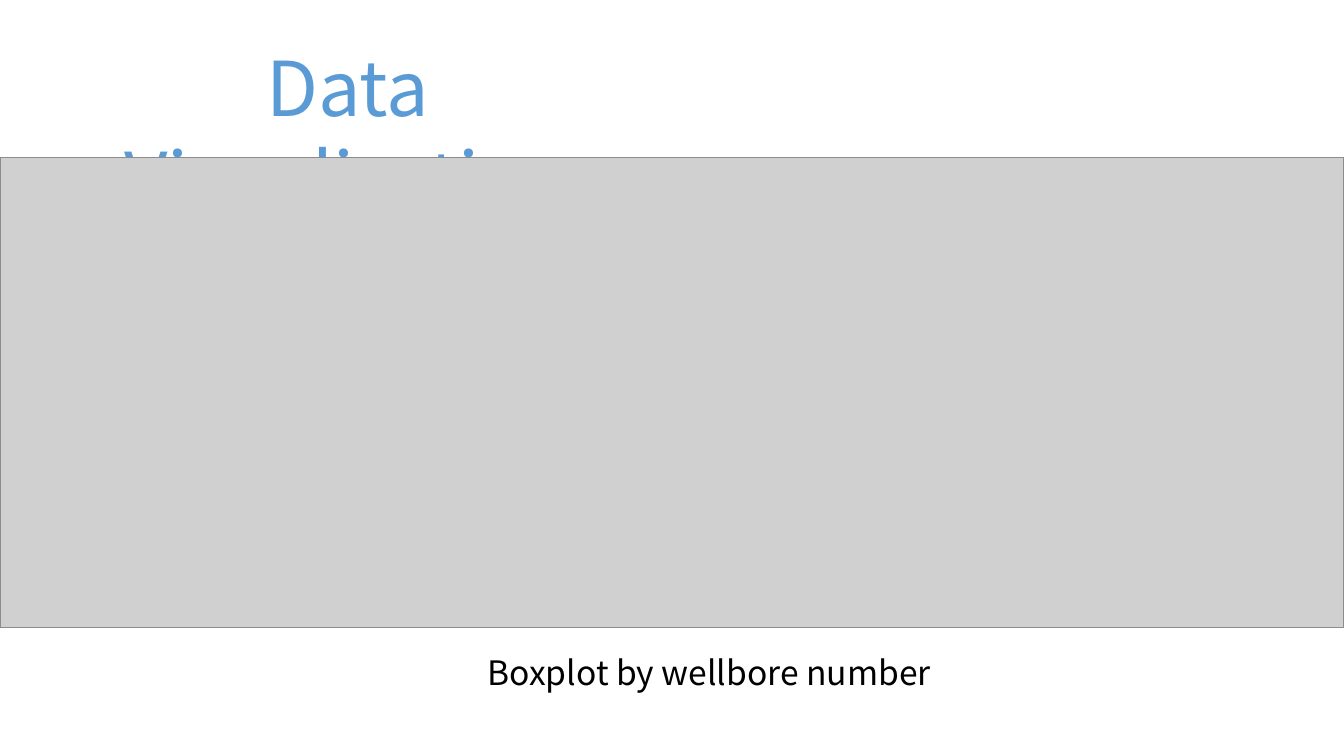
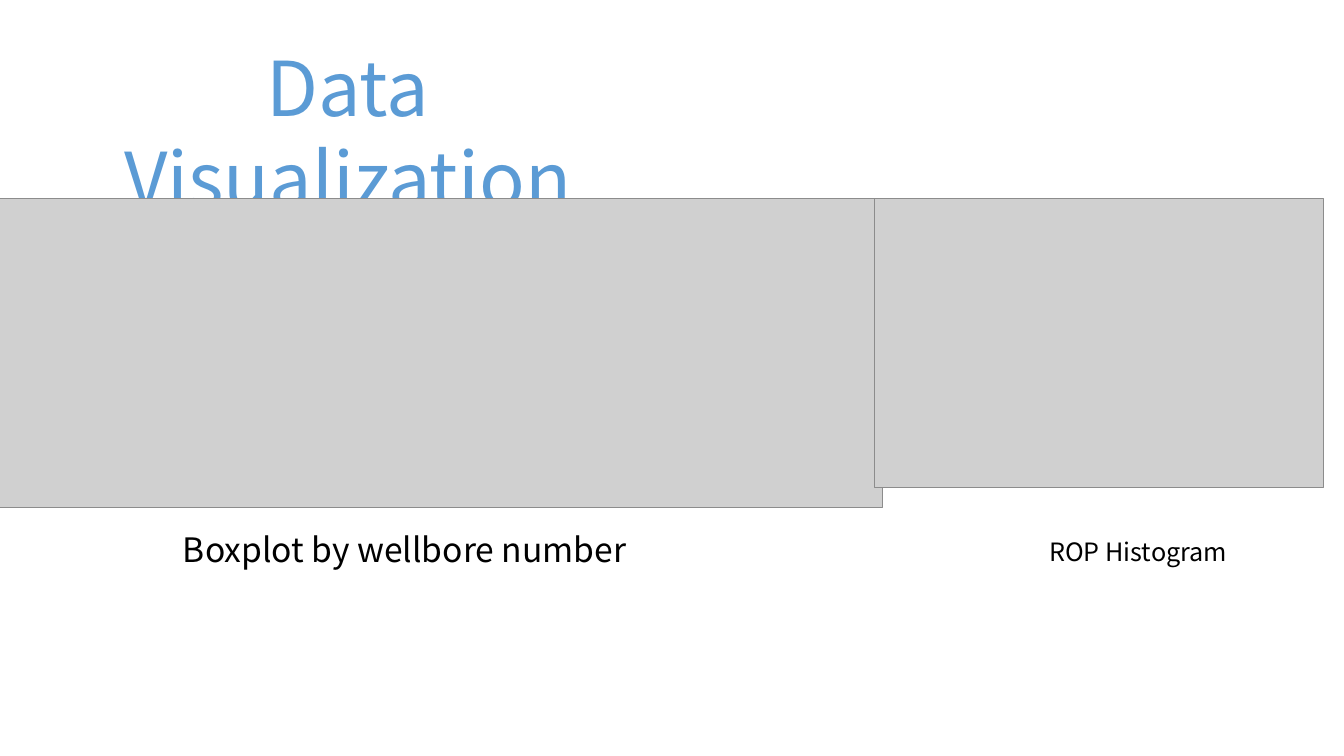
Before and after one commit to TheaHsin/Prediction-on-ROP-for-new-well-plans, a slide deck: slide 5 of slides.pptx. Drawn at 1344x756 pixels with LibreOffice and Linux fonts; fonts in the diff are those of the drawing; grey boxes stand for pictures. Boxes give left, top, right and bottom in pixels: in the first picture for what was removed or moved away, otherwise in the second. Text is boxed around its words. In the diff, an @@ line names an element or a change of style, - is before the commit and + after.

```diff
--- a/slides.pptx
+++ b/slides.pptx
@@ picture: place and size @@
-picture at [0,157,1344,628]
+picture at [0,199,882,507]
@@ picture added at [874,199,1323,488] @@
@@ text "Boxplot by wellbore number": place and size @@
-text "Boxplot by wellbore number" at [487,658,930,693]
+text "Boxplot by wellbore number" at [183,535,626,570]
@@ text added at [1049,541,1227,567], 18 pt, text #000000 @@
+ROP Histogram
```
Also in this commit, not shown: 2 other slides changed.
